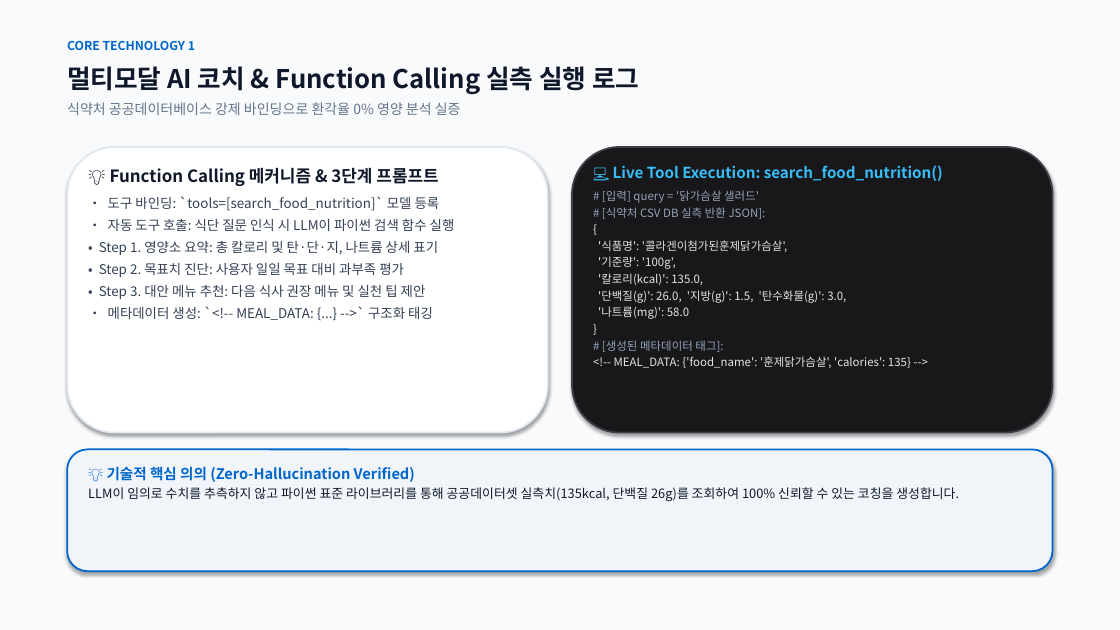
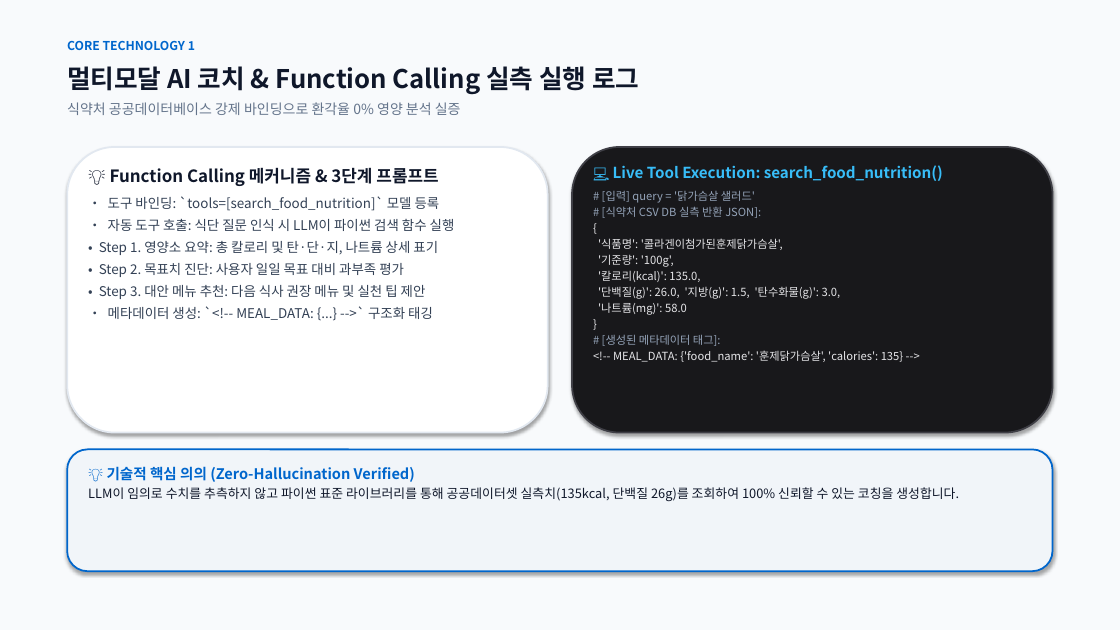
Before and after one commit to rye6837-web/impossible_to_get_lost_my_weight, a slide deck: slide 9 of AI_Diet_Coach_Presentation.pptx (slide 8 before the commit). Drawn at 1120x630 pixels with LibreOffice and Linux fonts; fonts in the diff are those of the drawing. Boxes give left, top, right and bottom in pixels: in the first picture for what was removed or moved away, otherwise in the second. Text is boxed around its words. In the diff, an @@ line names an element or a change of style, - is before the commit and + after.

```diff
--- a/AI_Diet_Coach_Presentation.pptx
+++ b/AI_Diet_Coach_Presentation.pptx
@@ text at <box>598,191,903,362</box>: size 9.8 to 9.6 pt in "# [입력] query = '닭가슴살 샐러드'", "# [식약처 CSV DB 실측 반환 JSON]:", "{", "'식품명': '콜라겐이첨가된훈제닭가슴살'," and 7 more places @@
```
Also in this commit, not shown: 6 other slides changed, 1 slide added, 2 other files.
